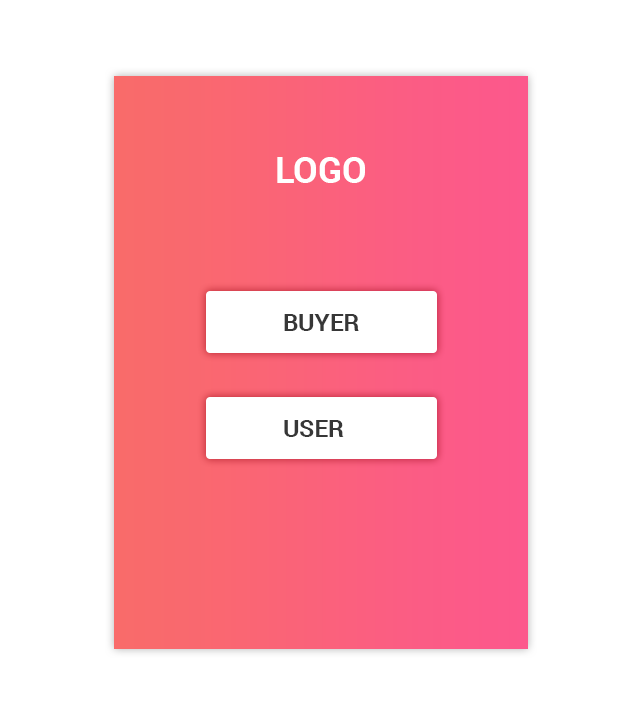
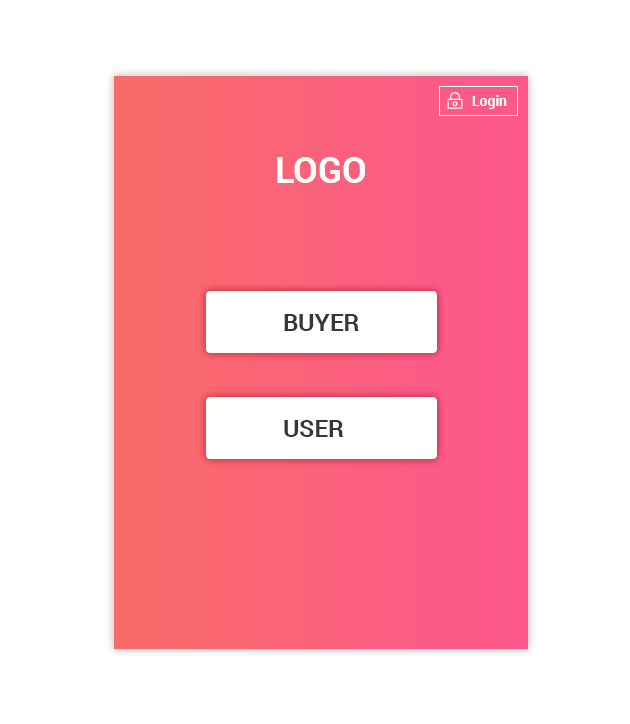
Two versions of the same layered image (630×724). Layer-by-layer changes:
added layer "Rectangle 2" above "Layer 1" over [439, 86, 518, 116]
added layer "Layer 1" above "Login" over [447, 92, 463, 109]
added layer "Login" above "USER" over [472, 95, 507, 109]
